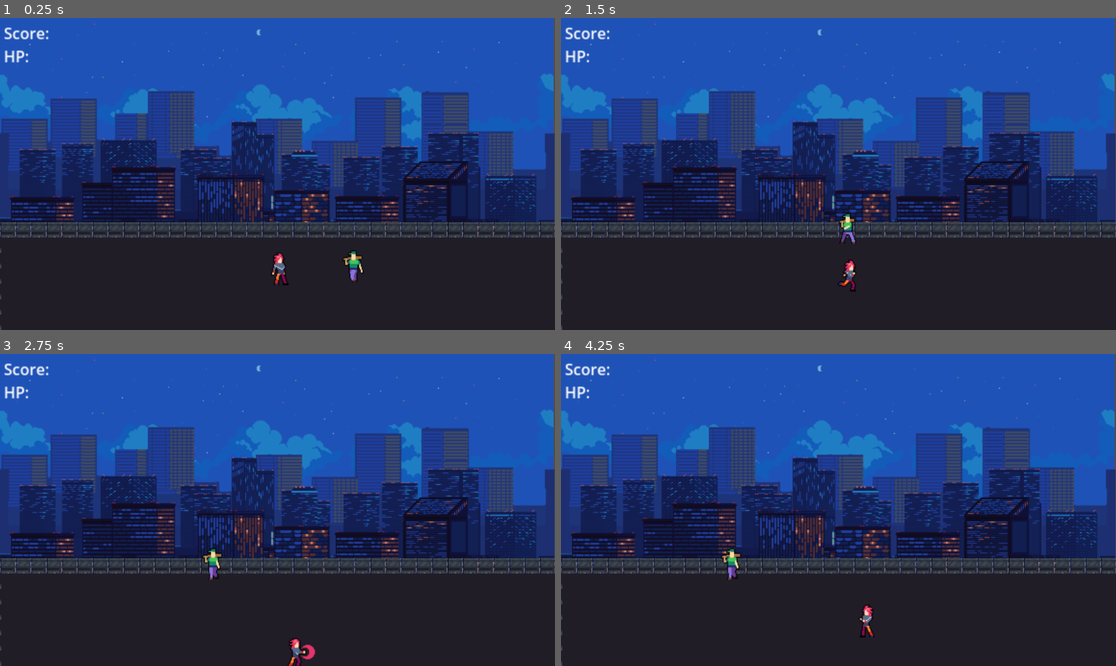
Above: before the commit, frames 1-4 (two rows, left to right).
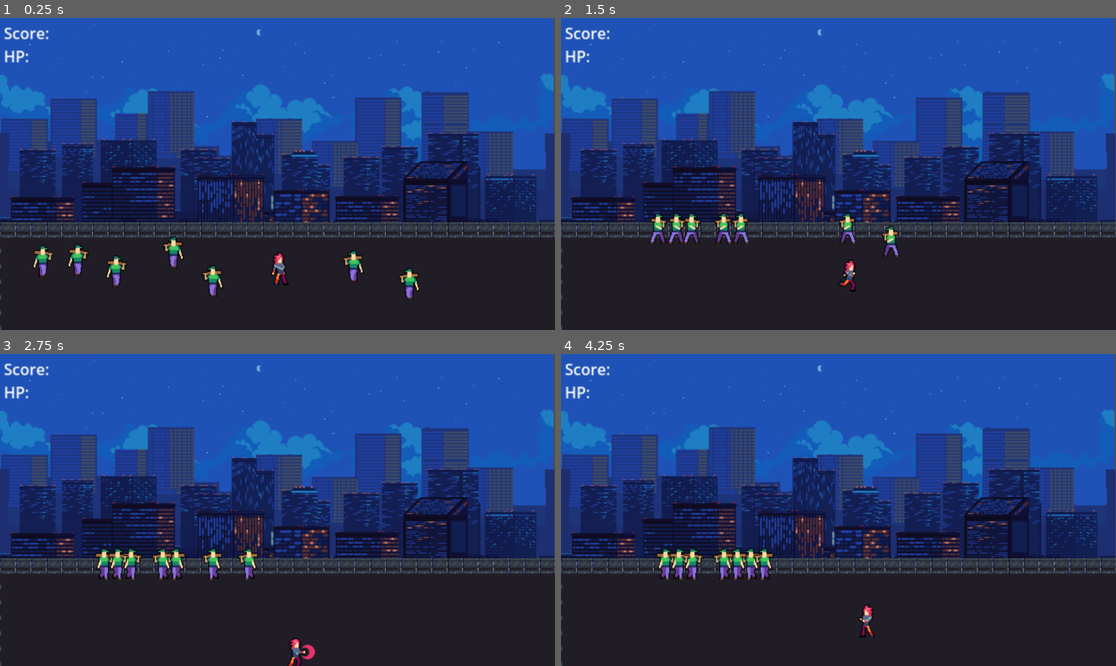
Above: after the commit, the same moments.

Repository: JoyAbrian/Techno-Brawlers
Game: Godot game, scene res://Scenes/game_scene.tscn
Same seed, same stepped clock (60 frames per second), same inputs: the game is played once before the commit and once after it.
Inputs:
- Up to frame 1 (0.25 s): no input
- Up to frame 2 (1.5 s): hold D (move_right) 0.53-1.28 s; tap Space (attack) at 0.6 s; hold S (move_down) from 1.28 s (still down); tap Q (double_attack) at 1.35 s
- Up to frame 3 (2.75 s): release S (move_down) at 2.03 s; hold D (move_right) from 2.03 s (still down); tap E (heavy_attack) at 2.1 s
- Up to frame 4 (4.25 s): release D (move_right) at 2.78 s; hold W (move_up) 2.78-3.53 s; tap Space (attack) at 2.85 s; hold A (move_left) from 3.53 s (still down); tap Q (double_attack) at 3.6 s

The runs differ from the first frame. In frame 1, 1.1% of the frame differs, in the area x 5-76%, y 69-91%; in frame 2, 1.1%; in frame 3, 1.1%; in frame 4, 1.4%, in the area x 17-39%, y 62-73%.

Commit message:
Update game_scene.tscn

Diff:
--- a/Scenes/game_scene.tscn
+++ b/Scenes/game_scene.tscn
@@ -59,3 +59,27 @@
 [node name="Bat Guy" parent="Enemies" instance=ExtResource("4_yidp5")]
 position = Vector2(747, 520)
 scale = Vector2(2, 2)
+
+[node name="Bat Guy2" parent="Enemies" instance=ExtResource("4_yidp5")]
+position = Vector2(864, 555)
+scale = Vector2(2, 2)
+
+[node name="Bat Guy3" parent="Enemies" instance=ExtResource("4_yidp5")]
+position = Vector2(438, 566)
+scale = Vector2(2, 2)
+
+[node name="Bat Guy4" parent="Enemies" instance=ExtResource("4_yidp5")]
+position = Vector2(254, 548)
+scale = Vector2(2, 2)
+
+[node name="Bat Guy5" parent="Enemies" instance=ExtResource("4_yidp5")]
+position = Vector2(69, 519)
+scale = Vector2(2, 2)
+
+[node name="Bat Guy6" parent="Enemies" instance=ExtResource("4_yidp5")]
+position = Vector2(163, 521)
+scale = Vector2(2, 2)
+
+[node name="Bat Guy7" parent="Enemies" instance=ExtResource("4_yidp5")]
+position = Vector2(348, 509)
+scale = Vector2(2, 2)
